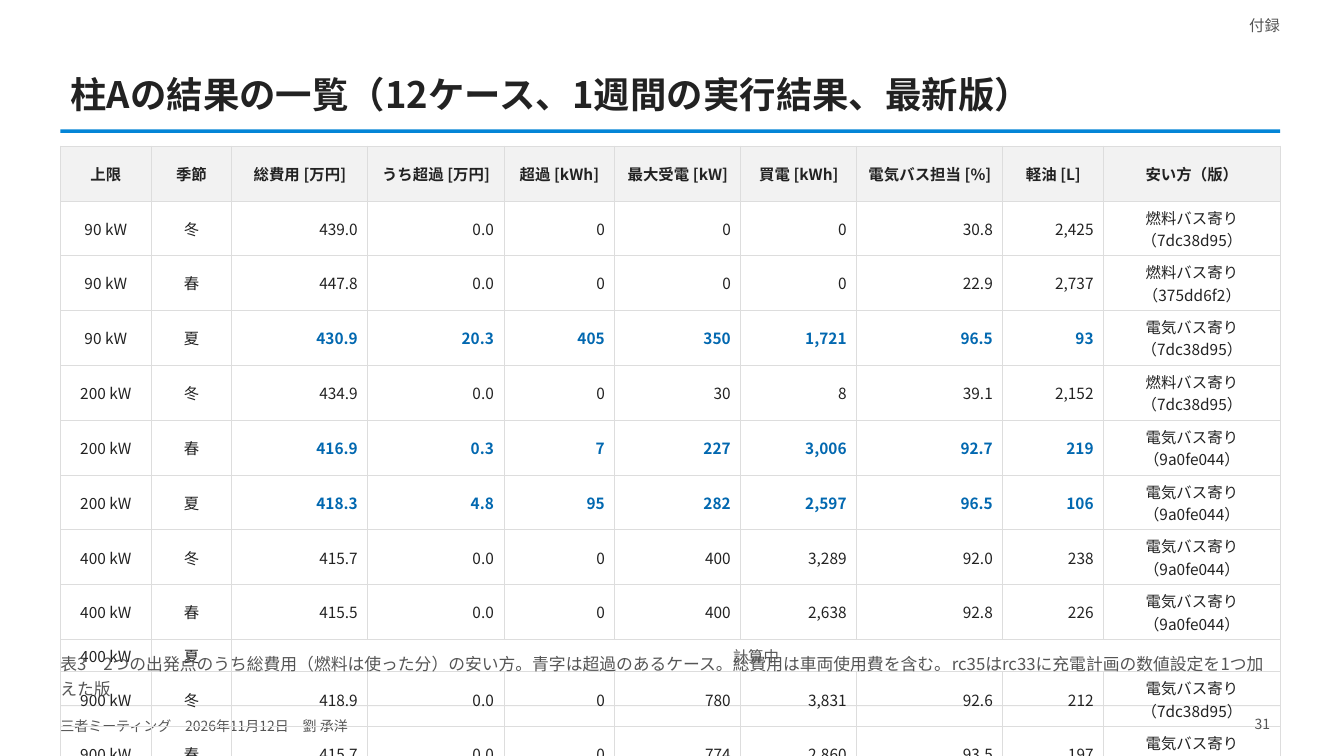
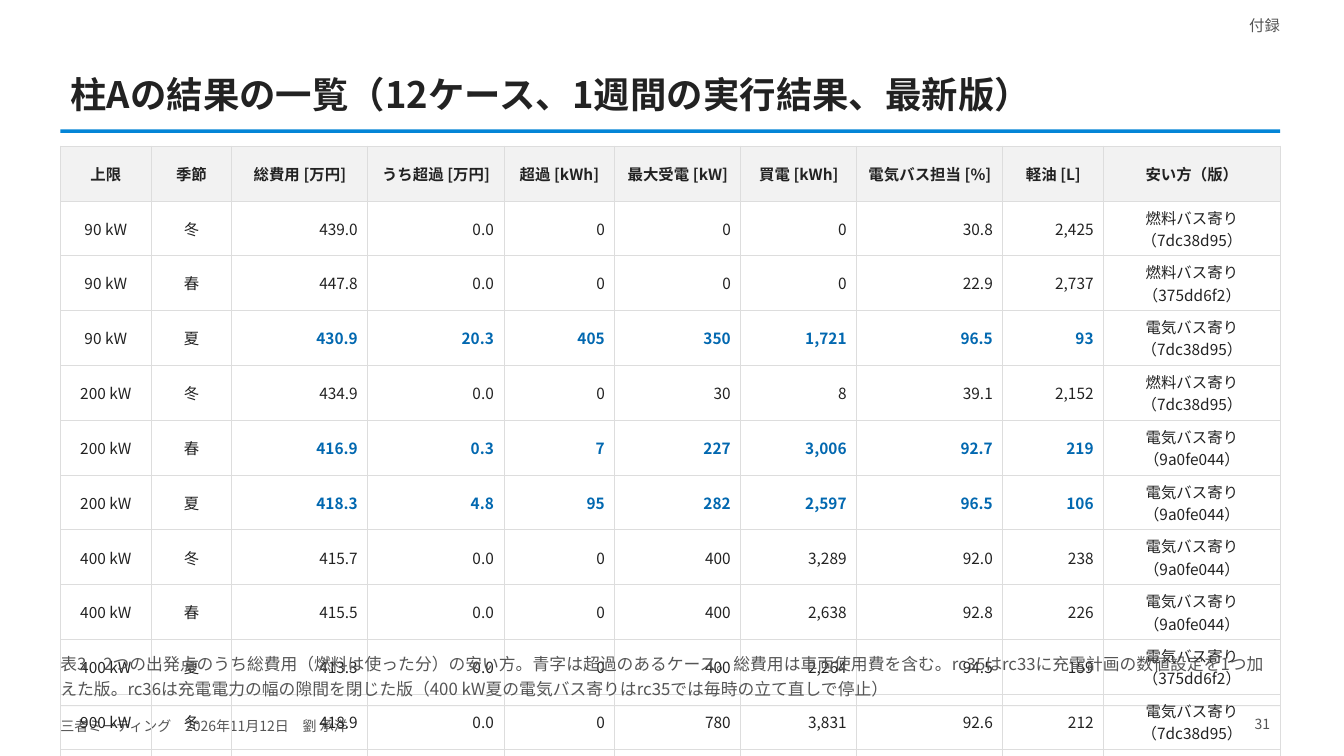
Before and after one commit to CYLIU2003/master-course, a slide deck: slide 31 of outcome/2026-11-12_three_party/three_party_20261112.pptx. Drawn at 1344x756 pixels with LibreOffice and Linux fonts; fonts in the diff are those of the drawing. Boxes give left, top, right and bottom in pixels: in the first picture for what was removed or moved away, otherwise in the second. Text is boxed around its words. In the diff, an @@ line names an element or a change of style, - is before the commit and + after.

```diff
--- a/outcome/2026-11-12_three_party/three_party_20261112.pptx
+++ b/outcome/2026-11-12_three_party/three_party_20261112.pptx
@@ table at bbox=[60, 146, 1280, 745] @@
-row 10: 400 kW | 夏 | 計算中 |  |  |  |  |  |  | 
+row 10: 400 kW | 夏 | 413.3 | 0.0 | 0 | 400 | 2,264 | 94.5 | 159 | 電気バス寄り（375dd6f2）
@@ text at bbox=[60, 653, 1263, 697]: text changed @@
-表3 2つの出発点のうち総費用（燃料は使った分）の安い方。青字は超過のあるケース。総費用は車両使用費を含む。rc35はrc33に充電計画の数値設定を1つ加えた版
+表3 2つの出発点のうち総費用（燃料は使った分）の安い方。青字は超過のあるケース。総費用は車両使用費を含む。rc35はrc33に充電計画の数値設定を1つ加えた版。rc36は充電電力の幅の隙間を閉じた版（400 kW夏の電気バス寄りはrc35では毎時の立て直しで停止）
```
Also in this commit, not shown: 6 other slides changed, 7 other files.
